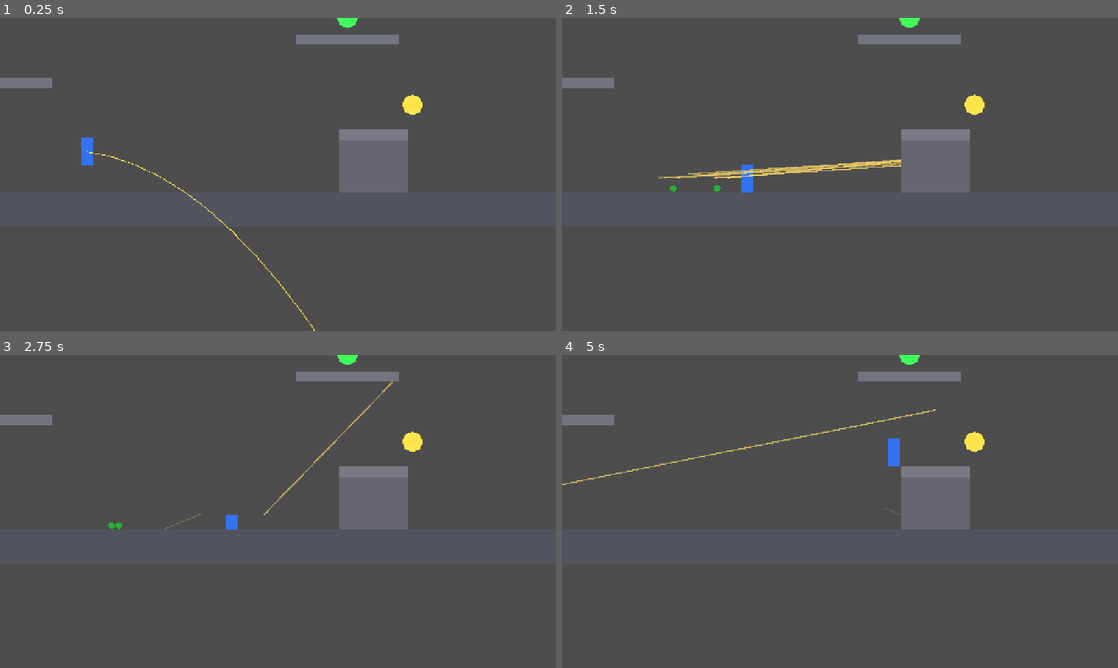
Above: before the commit, frames 1-4 (two rows, left to right).
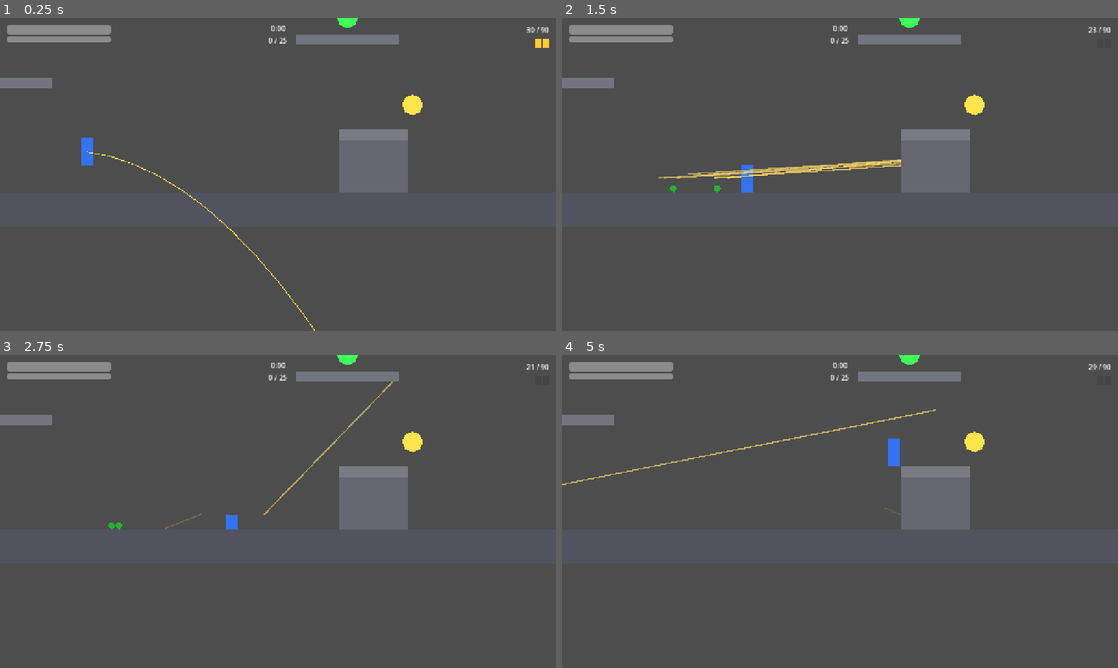
Above: after the commit, the same moments.

Repository: techafreshh/jetpack
Game: Godot game, scene res://scenes/match.tscn
Two runs of this game, one before a commit and one after it. Both use one fixed random seed, a clock stepped at 60 frames per second and the inputs below. This scene is started directly instead of the project's main scene.
Inputs (mouse positions are in pixels of both pictures, inside the frame that each line leads up to):
- Up to frame 1 (0.25 s): no input
- Up to frame 2 (1.5 s): tap Enter at 0.5 s; move the mouse to (962, 158) at 0.52 s; press the mouse at (962, 158) at 0.53 s; hold D (move_right) from 0.53 s (still down); tap W at 0.77 s; tap G (throw_grenade) at 0.8, 1.35 s; move the mouse to (728, 190) at 1.27 s; release the mouse at (728, 190) at 1.28 s
- Up to frame 3 (2.75 s): tap W at 1.52 s; click (166, 527) at 1.55 s; move the mouse to (333, 442) at 2.02 s; release D (move_right) at 2.03 s; hold A (move_left) from 2.03 s (still down); hold S (crouch) from 2.03 s (still down); click (333, 442) at 2.17 s; tap G (throw_grenade) at 2.3 s
- Up to frame 4 (5 s): move the mouse to (812, 574) at 2.77 s; release A (move_left) at 2.78 s; release S (crouch) at 2.78 s; hold D (move_right) 2.78-4.28 s; click (812, 574) at 2.85 s; tap W at 3.02, 3.77, 4.52 s; move the mouse to (1006, 558) at 3.52 s; hold Space (fly) 3.53-4.28 s; click (1006, 558) at 3.67 s; tap G (throw_grenade) at 3.8 s; tap R (reload) at 4.15 s; move the mouse to (673, 464) at 4.27 s; hold A (move_left) from 4.28 s (still down); tap 1 (slot_1) at 4.35 s; click (673, 464) at 4.55 s

The runs differ from the first frame. In frame 1, 1.1% of the frame differs, in the area x 1-99%, y 2-10%; in frame 2, 1.1%; in frame 3, 1.1%; in frame 4, 1.1%.

Commit message:
[#13] HUD — HP, ammo, grenades, timer, crosshair, death overlay (#201)
* soldier: add optional attacker seam to take_damage with last_killer lifecycle

* hud: live HP/ammo/grenades/timer/score/crosshair HUD with death overlay, seated in match

* tests: headless behavior proof for HUD polling, death overlay, and match seating

Diff:
--- a/jetpack/scenes/match.tscn
+++ b/jetpack/scenes/match.tscn
@@ -1,10 +1,11 @@
-[gd_scene load_steps=6 format=3]
+[gd_scene load_steps=7 format=3]
 
 [ext_resource type="Script" path="res://scripts/match.gd" id="1"]
 [ext_resource type="PackedScene" path="res://scenes/arena/greybox.tscn" id="2"]
 [ext_resource type="PackedScene" path="res://scenes/soldier.tscn" id="3"]
 [ext_resource type="PackedScene" path="res://scenes/pickup.tscn" id="4"]
 [ext_resource type="Script" path="res://scripts/match/match_manager.gd" id="5"]
+[ext_resource type="PackedScene" path="res://scenes/ui/hud.tscn" id="6"]
 
 [node name="Match" type="Node2D"]
 script = ExtResource("1")
@@ -34,3 +35,5 @@
 
 [node name="MatchManager" type="Node" parent="."]
 script = ExtResource("5")
+
+[node name="hud" parent="." instance=ExtResource("6")]
--- /dev/null
+++ b/jetpack/scenes/ui/hud.tscn
@@ -0,0 +1,144 @@
+[gd_scene load_steps=2 format=3]
+
+[ext_resource type="Script" path="res://scripts/ui/hud.gd" id="1"]
+
+[node name="hud" type="CanvasLayer"]
+script = ExtResource("1")
+
+[node name="hp_bar" type="ProgressBar" parent="."]
+offset_left = 16.0
+offset_top = 16.0
+offset_right = 256.0
+offset_bottom = 38.0
+mouse_filter = 2
+max_value = 100.0
+value = 100.0
+show_percentage = false
+
+[node name="fuel_bar" type="ProgressBar" parent="."]
+offset_left = 16.0
+offset_top = 42.0
+offset_right = 256.0
+offset_bottom = 56.0
+mouse_filter = 2
+max_value = 100.0
+value = 100.0
+show_percentage = false
+
+[node name="ammo_label" type="Label" parent="."]
+anchor_left = 1.0
+anchor_right = 1.0
+offset_left = -216.0
+offset_top = 16.0
+offset_right = -16.0
+offset_bottom = 44.0
+mouse_filter = 2
+text = "30 / 90"
+horizontal_alignment = 2
+
+[node name="grenade_pips" type="HBoxContainer" parent="."]
+anchor_left = 1.0
+anchor_right = 1.0
+offset_left = -216.0
+offset_top = 48.0
+offset_right = -16.0
+offset_bottom = 70.0
+mouse_filter = 2
+alignment = 2
+
+[node name="Pip0" type="ColorRect" parent="grenade_pips"]
+custom_minimum_size = Vector2(14, 18)
+mouse_filter = 2
+color = Color(1, 0.8, 0.2, 1)
+
+[node name="Pip1" type="ColorRect" parent="grenade_pips"]
+custom_minimum_size = Vector2(14, 18)
+mouse_filter = 2
+color = Color(1, 0.8, 0.2, 1)
+
+[node name="timer_label" type="Label" parent="."]
+anchor_left = 0.5
+anchor_right = 0.5
+offset_left = -60.0
+offset_top = 12.0
+offset_right = 60.0
+offset_bottom = 40.0
+mouse_filter = 2
+text = "5:00"
+horizontal_alignment = 1
+
+[node name="score_label" type="Label" parent="."]
+anchor_left = 0.5
+anchor_right = 0.5
+offset_left = -60.0
+offset_top = 40.0
+offset_right = 60.0
+offset_bottom = 64.0
+mouse_filter = 2
+text = "0 / 25"
+horizontal_alignment = 1
+
+[node name="crosshair" type="Control" parent="."]
+anchor_left = 0.5
+anchor_top = 0.5
+anchor_right = 0.5
+anchor_bottom = 0.5
+offset_left = -12.0
+offset_top = -12.0
+offset_right = 12.0
+offset_bottom = 12.0
+mouse_filter = 2
+
+[node name="H" type="ColorRect" parent="crosshair"]
+anchor_left = 0.5
+anchor_top = 0.5
+anchor_right = 0.5
+anchor_bottom = 0.5
+offset_left = -10.0
+offset_top = -1.0
+offset_right = 10.0
+offset_bottom = 1.0
+mouse_filter = 2
+color = Color(1, 1, 1, 0.9)
+
+[node name="V" type="ColorRect" parent="crosshair"]
+anchor_left = 0.5
+anchor_top = 0.5
+anchor_right = 0.5
+anchor_bottom = 0.5
+offset_left = -1.0
+offset_top = -10.0
+offset_right = 1.0
+offset_bottom = 10.0
+mouse_filter = 2
+color = Color(1, 1, 1, 0.9)
+
+[node name="death_overlay" type="Control" parent="."]
+visible = false
+anchor_right = 1.0
+anchor_bottom = 1.0
+grow_horizontal = 2
+grow_vertical = 2
+mouse_filter = 2
+
+[node name="Dim" type="ColorRect" parent="death_overlay"]
+anchor_right = 1.0
+anchor_bottom = 1.0
+grow_horizontal = 2
+grow_vertical = 2
+mouse_filter = 2
+color = Color(0, 0, 0, 0.6)
+
+[node name="death_label" type="Label" parent="death_overlay"]
+anchor_left = 0.5
+anchor_top = 0.5
+anchor_right = 0.5
+anchor_bottom = 0.5
+offset_left = -220.0
+offset_top = -48.0
+offset_right = 220.0
+offset_bottom = 48.0
+mouse_filter = 2
+text = "Killed by the arena\nRespawning in 3.0"
+horizontal_alignment = 1
+vertical_alignment = 1
--- a/jetpack/scripts/match.gd
+++ b/jetpack/scripts/match.gd
@@ -42,6 +42,9 @@
 		_soldier.connect("died", _on_soldier_died)
 	if not _soldier.is_connected("respawned", _on_soldier_respawned):
 		_soldier.connect("respawned", _on_soldier_respawned)
+	var hud := get_node_or_null("hud")
+	if hud != null and hud.has_method("bind_soldier"):
+		hud.call("bind_soldier", _soldier)
 	print("MATCH READY")
 
 
--- a/jetpack/scripts/soldier.gd
+++ b/jetpack/scripts/soldier.gd
@@ -41,6 +41,10 @@
 var grenade_max := 2
 var hp := 100.0
 var max_hp := 100.0
+## Killer attribution seam: optional attacker id from the last damaging hit.
+## Cleared on respawn; falls back to "" (HUD shows "the arena").
+var last_killer := ""
+var _last_attacker := ""
 var is_alive := true:
 	set(value):
 		is_alive = value
@@ -201,9 +205,11 @@
 	add_weapon(slots[idx])
 
 
-func take_damage(amount: float) -> void:
-	if not is_alive:
-		return
+func take_damage(amount: float, attacker: String = "") -> void:
+	if not is_alive:
+		return
+	if attacker != "":
+		_last_attacker = attacker
 	hp = Health.apply_damage(hp, amount)
 	health_changed.emit(hp, max_hp)
 	if hp <= 0.0:
@@ -243,6 +249,7 @@
 	collision_layer = 0
 	collision_mask = 0
 	last_death_cause = cause
+	last_killer = _last_attacker
 	remove_from_group("damageable")
 	died.emit()
 	print("SOLDIER DIED")
@@ -279,6 +286,8 @@
 	collision_layer = _saved_layer
 	collision_mask = _saved_mask
 	is_alive = true
+	last_killer = ""
+	_last_attacker = ""
 	add_to_group("damageable")
 	respawned.emit()
 	print("SOLDIER RESPAWNED")
--- /dev/null
+++ b/jetpack/scripts/ui/hud.gd
@@ -0,0 +1,340 @@
+extends CanvasLayer
+## Live HUD: HP bar, mag/reserve, grenade pips, match timer, score target,
+## fuel bar, crosshair, and a death overlay with killer plus respawn
+## countdown. Self-sufficient polling widget: re-discovers its soldier and
+## match clock every physics tick (60 Hz sim) via duck-typed lookups, so it
+## renders with no API knowledge. Explicit bind_soldier/refresh exist for
+## determinism; per-tick polling is the primary contract.
+## Crash-free with no soldier, no weapon, and no manager.
+
+const MATCH_CONFIG_PATH := "res://resources/config/match.cfg"
+
+const FALLBACK_TIME_S := 300.0
+const FALLBACK_TARGET := 25
+const LIT_COLOR := Color(1.0, 0.8, 0.2, 1.0)
+const DIM_COLOR := Color(0.25, 0.25, 0.25, 0.6)
+
+## Explicit soldier override; when empty, auto-discovery applies.
+var soldier_path: NodePath = NodePath("")
+
+var _soldier: Node = null
+var _manager: Node = null
+var _death_killer := ""
+var _fallback_time: float = FALLBACK_TIME_S
+var _fallback_target: int = FALLBACK_TARGET
+
+
+func _ready() -> void:
+	_load_match_config()
+
+
+func bind_soldier(s: Node) -> void:
+	_soldier = s
+	_death_killer = ""
+	_connect_soldier()
+	refresh()
+
+
+func show_death(killer: String) -> void:
+	_death_killer = killer
+	refresh()
+
+
+func hide_death() -> void:
+	_death_killer = ""
+	var overlay := get_node_or_null("death_overlay") as Control
+	if overlay != null:
+		overlay.visible = false
+
+
+func _physics_process(delta: float) -> void:
+	_ensure_targets()
+	if _manager == null:
+		_fallback_time = maxf(0.0, _fallback_time - delta)
+	refresh()
+
+
+func _ensure_targets() -> void:
+	if _soldier != null and not is_instance_valid(_soldier):
+		_soldier = null
+	if _soldier == null:
+		_soldier = _discover_soldier()
+	if _soldier != null:
+		_connect_soldier()
+	if _manager != null and not is_instance_valid(_manager):
+		_manager = null
+	if _manager == null:
+		_manager = _discover_manager()
+
+
+func _discover_soldier() -> Node:
+	if soldier_path != NodePath(""):
+		var via_path := get_node_or_null(soldier_path) as Node
+		if via_path != null and via_path.get("hp") != null:
+			return via_path
+	var parent := get_parent()
+	if parent != null:
+		var seated := parent.get_node_or_null("Soldier") as Node
+		if seated != null and seated.get("hp") != null:
+			return seated
+	var tree := get_tree()
+	if tree == null:
+		return null
+	for node in tree.get_nodes_in_group("damageable"):
+		if node == null or not is_instance_valid(node):
+			continue
+		if not (node is Node):
+			continue
+		if (node as Node).get("hp") != null:
+			return node as Node
+	return null
+
+
+func _discover_manager() -> Node:
+	var parent := get_parent()
+	if parent != null:
+		if parent.get("time_left") != null:
+			return parent
+		for child in parent.get_children():
+			if child == self:
+				continue
+			if not (child is Node):
+				continue
+			if (child as Node).get("time_left") != null:
+				return child as Node
+		var grand := parent.get_parent()
+		if grand != null:
+			for child in grand.get_children():
+				if child == self:
+					continue
+				if not (child is Node):
+					continue
+				if (child as Node).get("time_left") != null:
+					return child as Node
+	return null
+
+
+func _connect_soldier() -> void:
+	if _soldier == null or not is_instance_valid(_soldier):
+		return
+	if _soldier.has_signal("died"):
+		if not _soldier.is_connected("died", _on_soldier_died):
+			_soldier.connect("died", _on_soldier_died)
+	if _soldier.has_signal("respawned"):
+		if not _soldier.is_connected("respawned", _on_soldier_respawned):
+			_soldier.connect("respawned", _on_soldier_respawned)
+
+
+func _on_soldier_died() -> void:
+	var killer := _death_killer
+	if _soldier != null and is_instance_valid(_soldier):
+		var recorded: Variant = _soldier.get("last_killer")
+		if recorded != null and str(recorded) != "":
+			killer = str(recorded)
+	_death_killer = killer
+	refresh()
+
+
+func _on_soldier_respawned() -> void:
+	_death_killer = ""
+	refresh()
+
+
+func refresh() -> void:
+	_refresh_hp()
+	_refresh_ammo()
+	_refresh_pips()
+	_refresh_fuel()
+	_refresh_timer()
+	_refresh_score()
+	_refresh_death()
+
+
+func _refresh_hp() -> void:
+	var bar := get_node_or_null("hp_bar") as ProgressBar
+	if bar == null:
+		return
+	var hp := 100.0
+	var max_hp := 100.0
+	if _soldier != null and is_instance_valid(_soldier):
+		var raw_hp: Variant = _soldier.get("hp")
+		var raw_max: Variant = _soldier.get("max_hp")
+		if raw_hp != null:
+			hp = float(raw_hp)
+		if raw_max != null and float(raw_max) > 0.0:
+			max_hp = float(raw_max)
+	bar.max_value = max_hp
+	bar.value = hp
+
+
+func _refresh_ammo() -> void:
+	var label := get_node_or_null("ammo_label") as Label
+	if label == null:
+		return
+	var ammo := -1
+	var reserve := -1
+	if _soldier != null and is_instance_valid(_soldier):
+		var weapon := (_soldier as Node).get_node_or_null("Weapon")
+		if weapon != null:
+			var raw_ammo: Variant = weapon.get("ammo")
+			var raw_reserve: Variant = weapon.get("reserve_left")
+			if raw_ammo != null:
+				ammo = int(raw_ammo)
+			if raw_reserve != null:
+				reserve = int(raw_reserve)
+	if ammo < 0 or reserve < 0:
+		label.text = "0 / 0"
+	else:
+		label.text = "%d / %d" % [ammo, reserve]
+
+
+func _refresh_pips() -> void:
+	var pips := get_node_or_null("grenade_pips") as BoxContainer
+	if pips == null:
+		return
+	if _soldier == null or not is_instance_valid(_soldier):
+		return
+	var raw_count: Variant = _soldier.get("grenade_count")
+	var raw_max: Variant = _soldier.get("grenade_max")
+	if raw_count == null or raw_max == null:
+		return
+	var count := clampi(int(raw_count), 0, maxi(0, int(raw_max)))
+	var total := maxi(0, int(raw_max))
+	while pips.get_child_count() < total:
+		var pip := ColorRect.new()
+		pip.custom_minimum_size = Vector2(14, 18)
+		pip.mouse_filter = Control.MOUSE_FILTER_IGNORE
+		pips.add_child(pip)
+	while pips.get_child_count() > total:
+		var extra := pips.get_child(pips.get_child_count() - 1)
+		pips.remove_child(extra)
+		extra.queue_free()
+	for i in pips.get_child_count():
+		var rect := pips.get_child(i) as ColorRect
+		if rect == null:
+			continue
+		rect.color = LIT_COLOR if i < count else DIM_COLOR
+
+
+func _refresh_fuel() -> void:
+	var bar := get_node_or_null("fuel_bar") as ProgressBar
+	if bar == null:
+		return
+	var fuel := 100.0
+	var fuel_max := 100.0
+	if _soldier != null and is_instance_valid(_soldier):
+		var raw_fuel: Variant = _soldier.get("fuel")
+		var raw_max: Variant = _soldier.get("fuel_max")
+		if raw_fuel != null:
+			fuel = float(raw_fuel)
+		if raw_max != null and float(raw_max) > 0.0:
+			fuel_max = float(raw_max)
+	bar.max_value = fuel_max
+	bar.value = fuel
+
+
+func _refresh_timer() -> void:
+	var label := get_node_or_null("timer_label") as Label
+	if label == null:
+		return
+	var seconds := _fallback_time
+	if _manager != null and is_instance_valid(_manager):
+		var raw: Variant = _manager.get("time_left")
+		if raw != null:
+			seconds = maxf(0.0, float(raw))
+	label.text = _format_clock(seconds)
+
+
+func _format_clock(seconds: float) -> String:
+	var total := maxi(0, int(ceil(seconds)))
+	return "%d:%02d" % [total / 60, total % 60]
+
+
+func _refresh_score() -> void:
+	var label := get_node_or_null("score_label") as Label
+	if label == null:
+		return
+	var kills := 0
+	var target := _fallback_target
+	if _manager != null and is_instance_valid(_manager):
+		var raw_target: Variant = _manager.get("target_score")
+		if raw_target != null and int(raw_target) > 0:
+			target = int(raw_target)
+		kills = _manager_kills()
+	label.text = "%d / %d" % [kills, target]
+
+
+func _manager_kills() -> int:
+	if _manager == null or not is_instance_valid(_manager):
+		return 0
+	for pid in ["soldier_0", "player", "player_0"]:
+		if _manager.has_method("kills_for"):
+			var kills: Variant = _manager.call("kills_for", pid)
+			if kills != null and int(kills) > 0:
+				return int(kills)
+		if _manager.has_method("score_for"):
+			var score: Variant = _manager.call("score_for", pid)
+			if score != null and int(score) > 0:
+				return int(score)
+	return 0
+
+
+func _refresh_death() -> void:
+	var overlay := get_node_or_null("death_overlay") as Control
+	var label := get_node_or_null("death_overlay/death_label") as Label
+	if overlay == null:
+		return
+	var dead := false
+	if _soldier != null and is_instance_valid(_soldier):
+		var alive: Variant = _soldier.get("is_alive")
+		if alive != null:
+			dead = not bool(alive)
+	overlay.visible = dead
+	if not dead or label == null:
+		return
+	var killer := _death_killer
+	if killer == "" and _soldier != null and is_instance_valid(_soldier):
+		var recorded: Variant = _soldier.get("last_killer")
+		if recorded != null and str(recorded) != "":
+			killer = str(recorded)
+	if killer == "":
+		killer = "the arena"
+	var seconds := 3.0
+	if _soldier != null and is_instance_valid(_soldier):
+		if _soldier.has_method("respawn_seconds_left"):
+			seconds = maxf(0.0, float(_soldier.call("respawn_seconds_left")))
+		else:
+			var raw_ticks: Variant = _soldier.get("respawn_ticks_left")
+			if raw_ticks != null:
+				seconds = maxf(0.0, float(raw_ticks) / 60.0)
+	label.text = "Killed by %s\nRespawning in %.1f" % [killer, seconds]
+
+
+func _load_match_config(path: String = MATCH_CONFIG_PATH) -> void:
+	var cfg := ConfigFile.new()
+	if cfg.load(path) != OK:
+		push_warning("hud: missing %s, using compiled defaults" % MATCH_CONFIG_PATH)
+		return
+	_fallback_time = _cfg_float(cfg, "match", "time_limit_s", _fallback_time)
+	_fallback_target = _cfg_int(cfg, "match", "target_score", _fallback_target)
+
+
+static func _cfg_float(cfg: ConfigFile, section: String, key: String, fallback: float) -> float:
+	var raw: Variant = cfg.get_value(section, key, fallback)
+	if raw is float:
+		if is_finite(raw):
+			return raw
+		push_warning("hud: invalid %s/%s, keeping default" % [section, key])
+		return fallback
+	if raw is int:
+		return float(raw)
+	push_warning("hud: invalid %s/%s, keeping default" % [section, key])
+	return fallback
+
+
+static func _cfg_int(cfg: ConfigFile, section: String, key: String, fallback: int) -> int:
+	var raw: Variant = cfg.get_value(section, key, fallback)
+	if raw is int:
+		return raw
+	push_warning("hud: invalid %s/%s, keeping default" % [section, key])
+	return fallback
--- /dev/null
+++ b/jetpack/tests/test_hud.gd
@@ -0,0 +1,190 @@
+extends SceneTree
+## Headless behavior proof for the HUD: node paths, HP/ammo polling,
+## death overlay with killer plus respawn countdown, grenade pips,
+## targetless safety, and match.tscn seating.
+## Run: godot --headless --path jetpack --script res://tests/test_hud.gd
+
+var passed := 0
+var failed := 0
+
+
+func _initialize() -> void:
+	await run_tests()
+	print("Results: %d passed, %d failed" % [passed, failed])
+	quit(1 if failed > 0 else 0)
+
+
+func check(cond: bool, label: String) -> void:
+	if cond:
+		passed += 1
+	else:
+		failed += 1
+		push_error("FAIL " + label)
+
+
+func check_close(actual: float, expected: float, tol: float, label: String) -> void:
+	check(absf(actual - expected) <= tol, "%s (expected ~%f, got %f)" % [label, expected, actual])
+
+
+func wait_physics(n: int) -> void:
+	for i in n:
+		await physics_frame
+
+
+func lit_pips(hud: Node) -> int:
+	var pips := hud.get_node_or_null("grenade_pips")
+	if pips == null:
+		return -1
+	var lit := 0
+	for i in pips.get_child_count():
+		var rect := pips.get_child(i) as ColorRect
+		if rect == null:
+			continue
+		if rect.color.r > 0.9 and rect.color.g > 0.6:
+			lit += 1
+	return lit
+
+
+func run_tests() -> void:
+	await process_frame
+
+	# (a) Standalone HUD exposes the acceptance paths.
+	var hud_packed := load("res://scenes/ui/hud.tscn") as PackedScene
+	check(hud_packed != null, "hud.tscn loads as PackedScene")
+	if hud_packed == null:
+		return
+	var hud := hud_packed.instantiate() as CanvasLayer
+	check(hud != null, "hud.tscn instantiates CanvasLayer")
+	if hud == null:
+		return
+	check(hud.name == "hud", "hud root is named hud (got %s)" % hud.name)
+	root.add_child(hud)
+	await process_frame
+	await process_frame
+	for path in ["hud/hp_bar", "hud/ammo_label", "hud/grenade_pips", "hud/timer_label", "hud/crosshair"]:
+		check(root.get_node_or_null(path) != null, "tree root resolves %s" % path)
+	for child in ["hp_bar", "ammo_label", "grenade_pips", "timer_label", "crosshair"]:
+		check(hud.get_node_or_null(child) != null, "hud exposes direct child %s" % child)
+	check(hud.get_node_or_null("death_overlay") != null, "hud exposes death_overlay")
+	check(hud.get_node_or_null("death_overlay/death_label") != null, "hud exposes death_overlay/death_label")
+	var overlay := hud.get_node_or_null("death_overlay") as Control
+	check(overlay != null and not overlay.visible, "targetless HUD keeps death overlay hidden")
+
+	# (b) HP/ammo polling: soldier hp 42, weapon 17/90.
+	var soldier_packed := load("res://scenes/soldier.tscn") as PackedScene
+	check(soldier_packed != null, "soldier.tscn loads as PackedScene")
+	if soldier_packed == null:
+		return
+	var soldier := soldier_packed.instantiate() as CharacterBody2D
+	check(soldier != null, "soldier.tscn instantiates CharacterBody2D")
+	if soldier == null:
+		return
+	soldier.position = Vector2(0, -40)
+	root.add_child(soldier)
+	await process_frame
+	await process_frame
+	soldier.set("hp", 42.0)
+	var weapon := soldier.get_node_or_null("Weapon")
+	check(weapon != null, "soldier exposes Weapon child")
+	if weapon != null:
+		weapon.set("ammo", 17)
+		weapon.set("reserve_left", 90)
+	if hud.has_method("bind_soldier"):
+		hud.call("bind_soldier", soldier)
+	await wait_physics(5)
+	var hp_bar := hud.get_node_or_null("hp_bar") as ProgressBar
+	var ammo_label := hud.get_node_or_null("ammo_label") as Label
+	check(hp_bar != null, "hud has hp_bar progress")
+	check(ammo_label != null, "hud has ammo_label")
+	if hp_bar != null:
+		check_close(float(hp_bar.value), 42.0, 0.01, "hp_bar.value equals 42")
+	if ammo_label != null:
+		check(ammo_label.text == "17 / 90", "ammo_label.text is 17 / 90 (got %s)" % ammo_label.text)
+
+	# (d) Grenade pips track grenade_count.
+	soldier.set("grenade_count", 1)
+	await wait_physics(5)
+	var pips := hud.get_node_or_null("grenade_pips")
+	check(pips != null, "hud has grenade_pips")
+	if pips != null:
+		check(pips.get_child_count() == int(soldier.get("grenade_max")), "pips total equals grenade_max (got %d)" % pips.get_child_count())
+		check(lit_pips(hud) == 1, "one lit pip for grenade_count 1 (got %d)" % lit_pips(hud))
+	soldier.set("grenade_count", 2)
+	await wait_physics(5)
+	check(lit_pips(hud) == 2, "two lit pips for grenade_count 2 (got %d)" % lit_pips(hud))
+
+	# (c) Lethal damage shows the death overlay with killer and countdown.
+	soldier.set("hp", 100.0)
+	soldier.set("grenade_count", 2)
+	await wait_physics(2)
+	soldier.call("take_damage", 200.0, "bot_7")
+	await wait_physics(5)
+	check(not bool(soldier.get("is_alive")), "lethal damage kills soldier")
+	check(str(soldier.get("last_killer")) == "bot_7", "soldier records killer bot_7 (got %s)" % str(soldier.get("last_killer")))
+	overlay = hud.get_node_or_null("death_overlay") as Control
+	var death_label := hud.get_node_or_null("death_overlay/death_label") as Label
+	check(overlay != null and overlay.visible, "death_overlay.visible after death")
+	if death_label != null:
+		check(death_label.text.contains("Respawning in"), "death label holds Respawning in (got %s)" % death_label.text)
+		check(death_label.text.contains("bot_7"), "death label names killer bot_7 (got %s)" % death_label.text)
+	var came_back := false
+	for i in 220:
+		await physics_frame
+		if bool(soldier.get("is_alive")):
+			came_back = true
+			break
+	check(came_back, "soldier respawns after lethal hit")
+	await wait_physics(3)
+	overlay = hud.get_node_or_null("death_overlay") as Control
+	check(overlay != null and not overlay.visible, "death overlay hides after respawn")
+	soldier.queue_free()
+	hud.queue_free()
+	await process_frame
+
+	# (e) Targetless HUD runs frames error-free with overlay hidden.
+	var lone := hud_packed.instantiate() as CanvasLayer
+	root.add_child(lone)
+	await process_frame
+	await wait_physics(5)
+	check(is_instance_valid(lone), "targetless HUD stays valid")
+	var lone_overlay := lone.get_node_or_null("death_overlay") as Control
+	check(lone_overlay != null and not lone_overlay.visible, "targetless overlay stays hidden")
+	var lone_ammo := lone.get_node_or_null("ammo_label") as Label
+	check(lone_ammo != null and lone_ammo.text == "0 / 0", "targetless ammo reads 0 / 0 (got %s)" % (lone_ammo.text if lone_ammo != null else "<null>"))
+	lone.queue_free()
+	await process_frame
+
+	# (f) match.tscn seats hud and reflects match-soldier damage.
+	var match_packed := load("res://scenes/match.tscn") as PackedScene
+	check(match_packed != null, "match.tscn loads as PackedScene")
+	if match_packed == null:
+		return
+	var host := match_packed.instantiate() as Node2D
+	check(host != null, "match.tscn instantiates Node2D")
+	if host == null:
+		return
+	root.add_child(host)
+	await process_frame
+	await process_frame
+	await wait_physics(5)
+	for path in ["hud/hp_bar", "hud/ammo_label", "hud/grenade_pips", "hud/timer_label", "hud/crosshair"]:
+		check(host.get_node_or_null(path) != null, "match seats %s" % path)
+	var match_hud := host.get_node_or_null("hud")
+	check(match_hud != null, "match has hud child")
+	var match_soldier := host.get_node_or_null("Soldier") as CharacterBody2D
+	check(match_soldier != null, "match has Soldier node")
+	if match_soldier != null and match_hud != null:
+		match_soldier.set("hp", 42.0)
+		var match_weapon := match_soldier.get_node_or_null("Weapon")
+		if match_weapon != null:
+			match_weapon.set("ammo", 17)
+			match_weapon.set("reserve_left", 90)
+		await wait_physics(5)
+		var match_hp := host.get_node_or_null("hud/hp_bar") as ProgressBar
+		var match_ammo := host.get_node_or_null("hud/ammo_label") as Label
+		if match_hp != null:
+			check_close(float(match_hp.value), 42.0, 0.01, "match hud hp_bar tracks 42")
+		if match_ammo != null:
+			check(match_ammo.text == "17 / 90", "match hud ammo tracks 17 / 90 (got %s)" % match_ammo.text)
+	host.queue_free()
+	await process_frame
Not shown, added: jetpack/scripts/ui/hud.gd.uid
Not shown, added: jetpack/tests/test_hud.gd.uid
